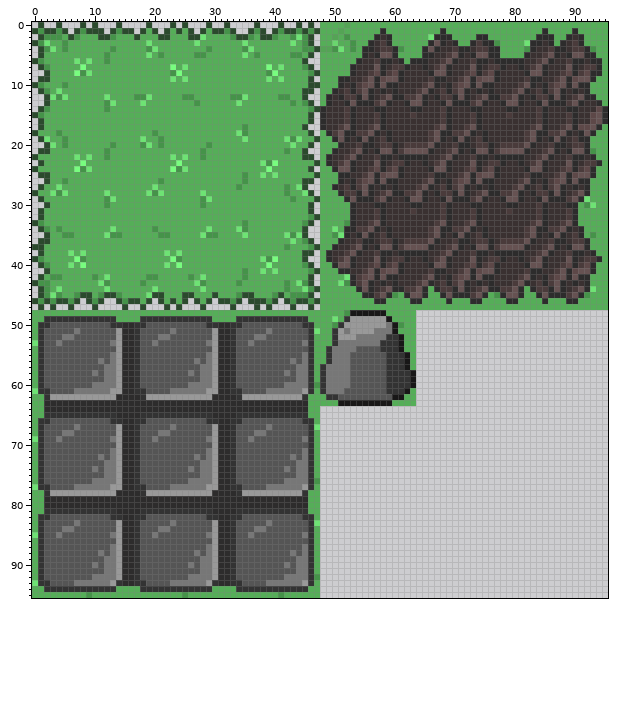
A sprite sheet gets an edit: res/spritesheet1.png. The picture above is the old version.
The file is 96x96 pixels. Colours within 5 levels of each other are drawn and written as one.
Now the later version:
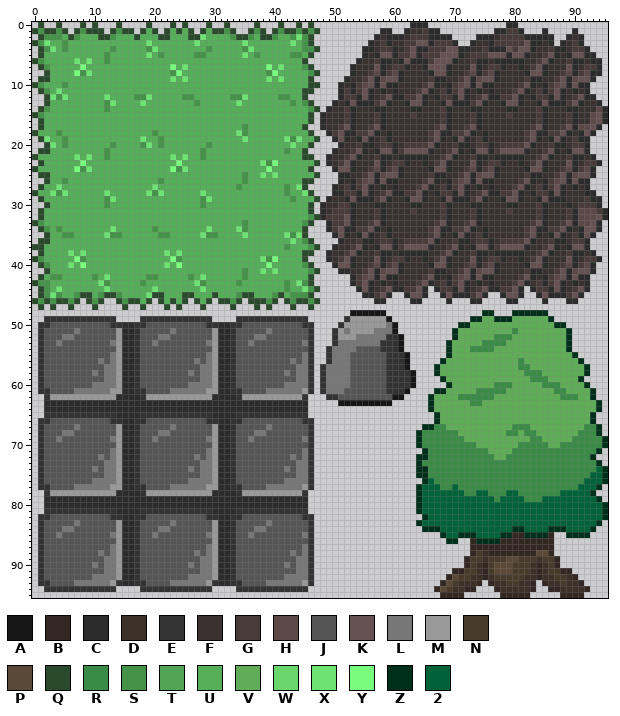
Palette (. is transparent): A #181717  B #332722  C #2d2c2c  D #3d3127  E #333333  F #3a3131  G #4a3b3b  H #5d4848  J #555555  K #665252  L #777777  M #999999  N #483b2c  P #594936  Q #2b4a2d  R #398b46  S #459349  T #54a455  U #55ae58  V #60ad57  W #6ad66e  X #6ee374  Y #78fd7f  Z #00301c  2 #006239
Edits made:
Changed rows in their new state; - is an unchanged pixel.
first column x 0:
 0 ------------------------------------------------...............CCC.............CC...............
 1 ------------------------------------------------..........-C..CFFGCC.........CCGGC...-....-.....
 2 ------------------------------------------------.........---CCFGGGC---....--CFGGGGCC---..---....
 3 ------------------------------------------------........----FFGGKK-GGG-..-FF-GGGGGK----.----....
 4 ------------------------------------------------.......------FGKC-GGGKK---F---CKGKK----------...
 5 ------------------------------------------------.......------GGKCGGGKK---GGGKKKCKK------------..
 6 ------------------------------------------------......--------K---GKK--------------------------.
 7 ------------------------------------------------.....-------------KK---------------------------.
 8 ------------------------------------------------.....------------------------------------------.
 9 ------------------------------------------------....------------------------------------------..
10 ------------------------------------------------...------------------------------------------...
11 ------------------------------------------------...C-----------------------------------------...
12 ------------------------------------------------...-------------------------------------------..
13 ------------------------------------------------..C--------------------------------------------.
14 ------------------------------------------------.C----------------------------------------------
17 -----------------------------------------------------------------------------------------------.
18 ------------------------------------------------.---------------------------------------------..
19 ------------------------------------------------..-------------------------------------------...
20 ------------------------------------------------...------------------------------------------...
21 ------------------------------------------------..-------------------------------------------...
22 ------------------------------------------------.---------------------------------------------..
23 ------------------------------------------------.----------------------------------------------.
24 ------------------------------------------------..--------------------------------------------..
25 ------------------------------------------------...-------------------------------------------..
26 ------------------------------------------------...------------------------------------------...
27 ------------------------------------------------..-------------------------------------------...
28 ------------------------------------------------..C---------------------------------------FF-C..
29 ------------------------------------------------.CFF-------------------------------------FFFGCC.
30 ------------------------------------------------CFFGG-------------------------------------FGGGC.
31 ------------------------------------------------CFGGG--------------------------------------HHHGC
32 ------------------------------------------------CGGGK--------------------------------------HHHKC
33 ------------------------------------------------.CGGK--------------------------------------HHKC.
34 ------------------------------------------------.CGK----------------------------------------KKC.
35 ------------------------------------------------..CK----------------------------------------KC..
36 ------------------------------------------------...------------------------------------------...
37 ------------------------------------------------..-------------------------------------------...
38 ------------------------------------------------.---------------------------------------------..
39 ------------------------------------------------.----------------------------------------------.
40 ------------------------------------------------..--------------------------------------------..
41 ------------------------------------------------...-------------------------------------------..
42 ------------------------------------------------.....----------------------------------------...
43 ------------------------------------------------.....----------------------------------------...
44 ------------------------------------------------......------------.---------------.----------...
45 ------------------------------------------------.......-----..----..--------..----..--------....
46 ------------------------------------------------.........--....--....-...--....--....-...--.....
47 ------------------------------------------------................................................
48 .....................................................------.....-----------ZZ---ZZZZZZ----------
49 ..------------....------------....------------......--------....---------ZZVVZZZVVVVVVZ---------
50 .----------------------------------------------....----------...-------ZZVVVVVVVVVVVVVVZZ-------
51 .----------------------------------------------...-----------...------ZVVVVVVVVVRVVVVVVVVZ------
52 .----------------------------------------------...------------..------ZVVVVVVRRRVVVVVVVVVZ------
53 .----------------------------------------------...------------..-----ZVVVVVRRRRVVVVVVVVVVZ------
54 .----------------------------------------------..-------------..-----ZVVVRRRRVVVVVVVVVVVVZ------
55 .----------------------------------------------..--------------.-----ZVVVVVVVVVVVVVVVVVVVVZ-----
56 .----------------------------------------------..--------------.----ZVVVVVVVVVVVVRVVVVVVVVVZ----
57 .----------------------------------------------.---------------.---ZVVVVVVVVVVVVVRRVVVVVVVVVZ---
58 .----------------------------------------------.-------------------ZVVVVVVVVVVVVVVRRRVVVVVVVZ---
59 .----------------------------------------------.--------------------ZVVVVVVVVVVVVVVRRRVVVVVZ----
60 .----------------------------------------------.---------------------ZVVVVVVVRRRVVVVVRRRVVVVZ---
61 .----------------------------------------------.---------------.---ZZVVVVVRRRRRVVVVVVVVRRVVVVZ--
62 ..--------------------------------------------...-------------..--ZVVVVRRRRRRVVVVVVVVVVVRRRVVZ--
63 ..--------------------------------------------.....---------....--ZVVVVVVRRVVVVVVVVVVVVVVVVVVVZ-
64 ..--------------------------------------------..------------------ZVVVVVVVVVVVVVVVVVVVVVVVVVVVZ-
65 ..--------------------------------------------..-------------------ZVVVVVVVVVVVVVVVVVVVVVVVVVZ--
66 .----------------------------------------------.-------------------ZVVVVVVVVVVVVVVVVVVVVVVVVVZ--
67 .----------------------------------------------.-----------------ZZRRVVVVVVVVVVVRRRVVVVVVVVVRRZ-
68 .----------------------------------------------.----------------ZRRRRRRVVVVVVVVRRVRRVVVVVVVRRRZ-
69 .----------------------------------------------.----------------ZRRRRRRRVVVVVVVVVVVRRVVVVVRRRRRZ
70 .----------------------------------------------.----------------ZRRRRRRRRRVVVVVVVRRRRRVVRRRRRRRZ
71 .----------------------------------------------.-----------------ZRRRRRRRRRRVVVVRRRRRRRRRRRRRRZ-
72 .----------------------------------------------.----------------ZZRRRRRRRRRRRVVRRRRRRRRRRRRRRZ--
73 .----------------------------------------------.----------------ZRRRRRRRRRRRRRRRRRRRRRRRRRRRRRZ-
74 .----------------------------------------------.----------------ZZRRRRRRRRRRRRRRRRRRRRRRRRRRRR2Z
75 .----------------------------------------------.----------------ZZRRRRRRRRRRRRRRRRRRRRRRRRRRR22Z
76 .----------------------------------------------.-----------------Z2RRRRRRRRRRRRRRRRRRRRRRRRR222Z
77 .----------------------------------------------.----------------Z222RR2RRRRRRRRRRRRRRRRRRRR222Z-
78 ..--------------------------------------------..----------------Z2222222RR22RRR22RRRRRRR22222Z--
79 ..--------------------------------------------..----------------Z222222222222R2222RRR222222222Z-
80 ..--------------------------------------------..----------------Z222222222222222222222222222222Z
81 ..--------------------------------------------..----------------Z222222222222222222222222222222Z
82 .----------------------------------------------.-----------------Z22222222222222222222222222222Z
83 .----------------------------------------------.----------------Z22222222222222222222222222222Z-
84 .----------------------------------------------.-----------------ZZZ222222222222ZZ2222ZZZ2222Z--
85 .----------------------------------------------.--------------------Z22ZZZ2222ZZBBZZZZB--ZZZZ---
86 .----------------------------------------------.---------------------ZZ--BZZZZBBBBBBBBB---------
87 .----------------------------------------------.-------------------------BBBBBBBBBBBBBB---------
88 .----------------------------------------------.-------------------------BNDBBBBBBBBPPB---------
89 .----------------------------------------------.------------------------BNNDNNNPPNNNDNNB--------
90 .----------------------------------------------.------------------------BNDBNPPPNNNDBDNB--------
91 .----------------------------------------------.----------------------BBNNDBNPPPNNNDBDNNBB------
92 .----------------------------------------------.---------------------BPNNDDBDNNNNNDDBDDNNDB-----
93 .----------------------------------------------.--------------------BPNDDDB-BDDNNDDB-BDDNDDB----
94 ..------------....------------....------------..-------------------BPNDDBB---BDDDDDB--BBDDDDB---
95 ................................................--------------------BBBB------BBBBB-----BBBB----
Pixel boxes of the changes (left, top, right, bottom) in both pictures:
changed: (32, 22, 608, 598)
